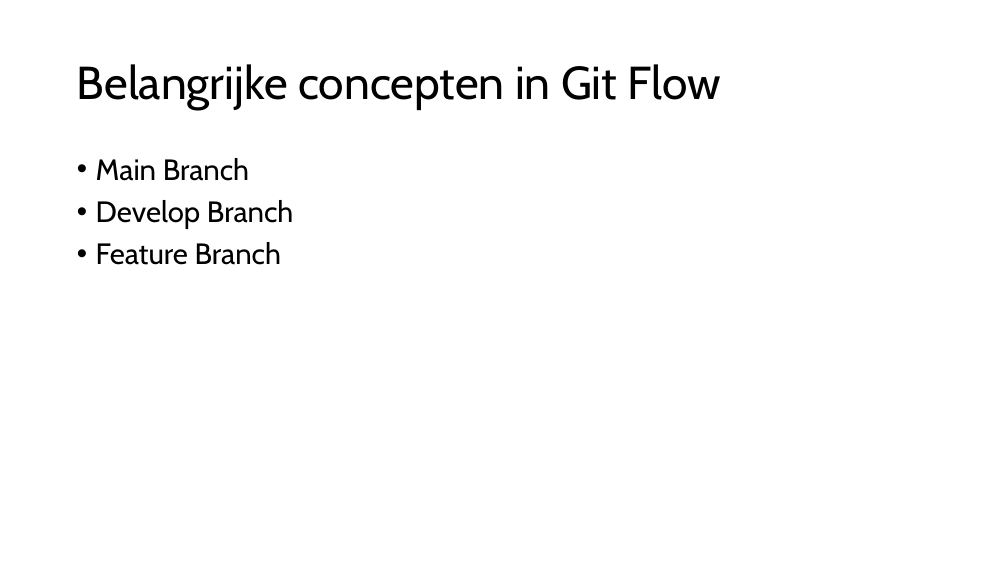
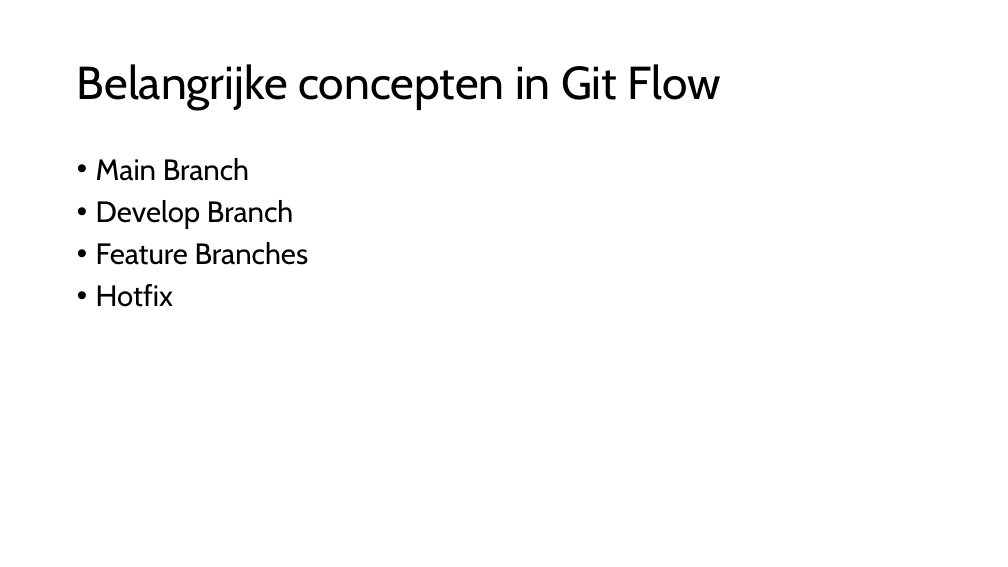
Before and after one commit to djsjollema/lessen-gamedevelopment, a slide deck: slide 3 of M2/Skill/6-Giflow/6 Gitflow.pptx. Drawn at 1008x567 pixels with LibreOffice and Linux fonts; fonts in the diff are those of the drawing. Boxes give left, top, right and bottom in pixels: in the first picture for what was removed or moved away, otherwise in the second. Text is boxed around its words. In the diff, an @@ line names an element or a change of style, - is before the commit and + after.

```diff
--- a/M2/Skill/6-Giflow/6 Gitflow.pptx
+++ b/M2/Skill/6-Giflow/6 Gitflow.pptx
@@ text at box(96, 242, 309, 307): text changed @@
-• Feature Branch
+• Feature Branches
+• Hotfix
```
Also in this commit, not shown: 2 slides removed, 1 other file.
